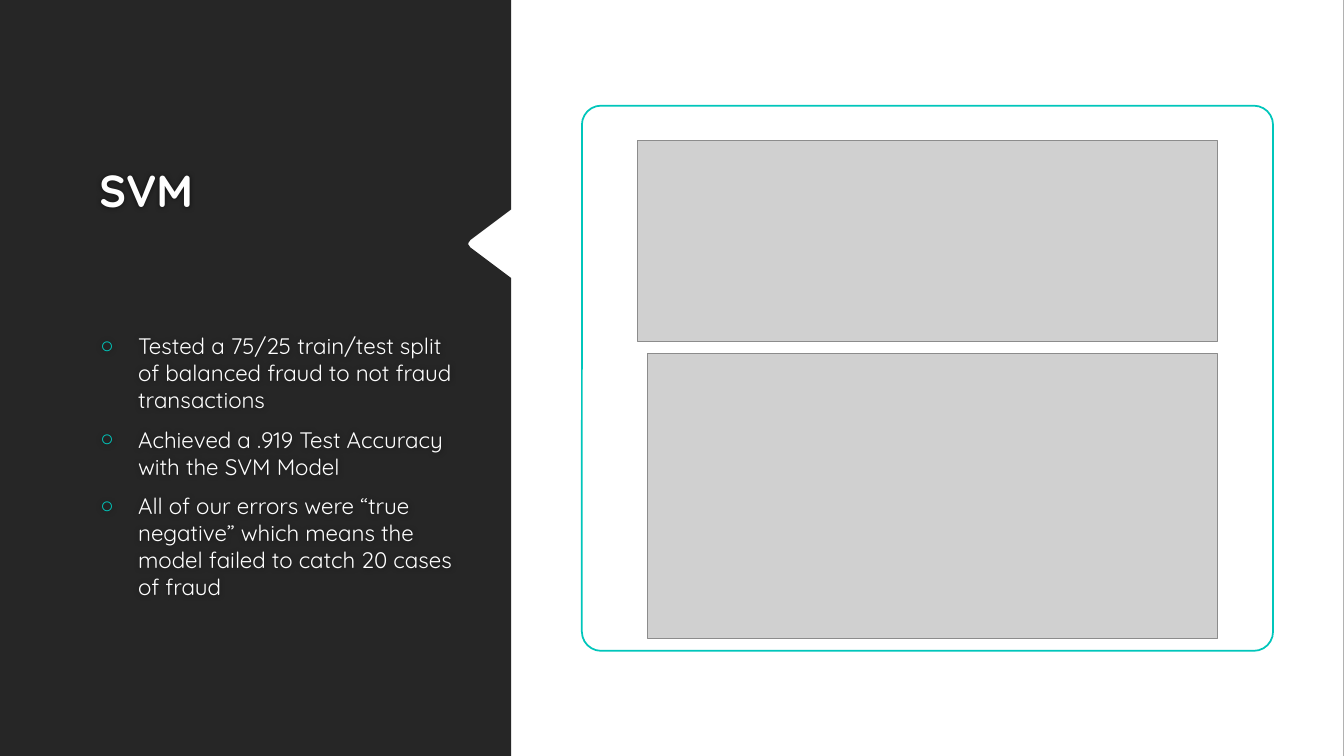
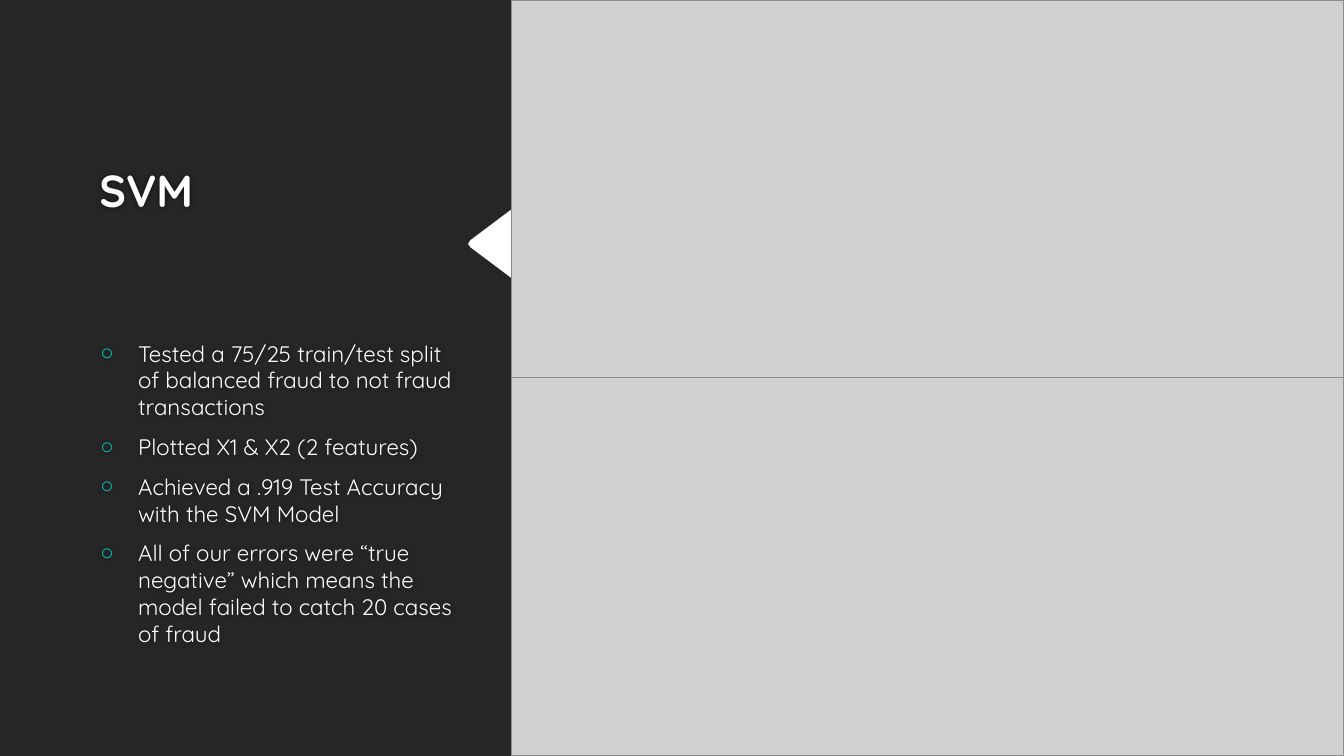
Before and after one commit to Sal-r/Credit-Card-Fraud, a slide deck: slide 5 of Credit_Card_Fraud_Presentation.pptx (slide 6 before the commit). Drawn at 1344x756 pixels with LibreOffice and Linux fonts; fonts in the diff are those of the drawing; grey boxes stand for pictures; background and template pictures are left out. Boxes give left, top, right and bottom in pixels: in the first picture for what was removed or moved away, otherwise in the second. Text is boxed around its words. In the diff, an @@ line names an element or a change of style, - is before the commit and + after.

```diff
--- a/Credit_Card_Fraud_Presentation.pptx
+++ b/Credit_Card_Fraud_Presentation.pptx
@@ picture added at (511,0,1344,378) @@
@@ picture removed at (637,141,1218,342) @@
@@ picture added at (511,347,1344,756) @@
@@ picture removed at (647,354,1218,639) @@
@@ text at (138,438,417,459): paragraph added @@
+○ Plotted X1 & X2 (2 features)
```
Also in this commit, not shown: 5 other slides changed, 1 slide removed, 9 other files.
